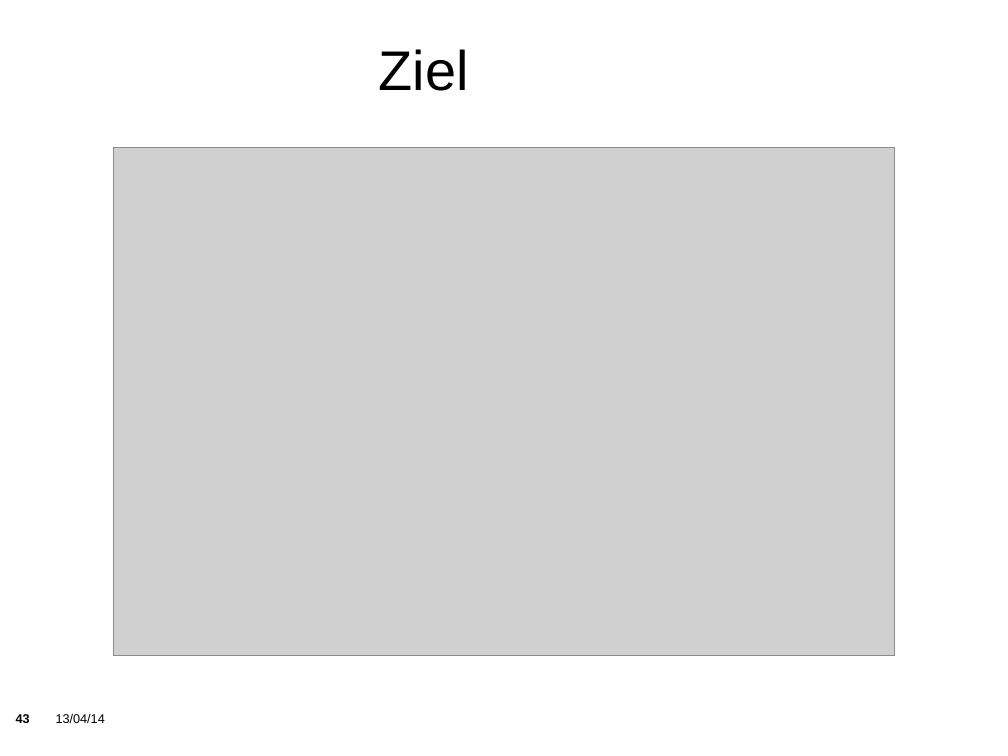
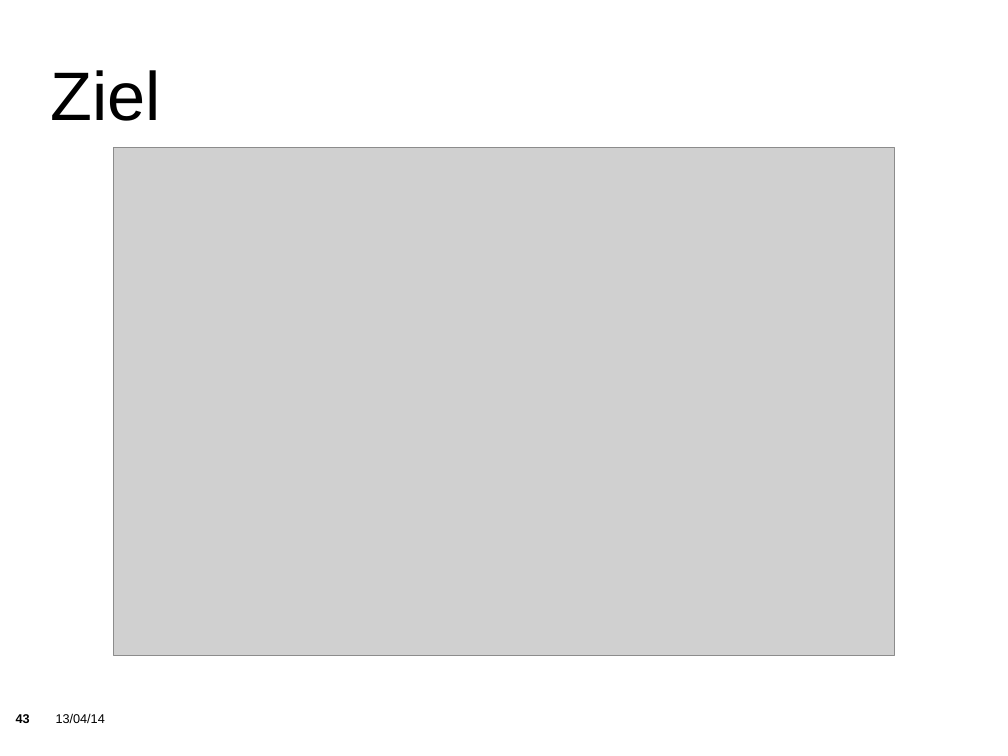
Before and after one commit to KITrokopter/Presentation, a slide deck: slide 43 of PresentationInTotal v0.1.odp. Drawn at 1008x756 pixels with LibreOffice and Linux fonts; fonts in the diff are those of the drawing; grey boxes stand for pictures; background and template pictures are left out. Boxes give left, top, right and bottom in pixels: in the first picture for what was removed or moved away, otherwise in the second. Text is boxed around its words. In the diff, an @@ line names an element or a change of style, - is before the commit and + after.

Commit message:
Fixed GUI layout

```diff
--- a/PresentationInTotal v0.1.odp
+++ b/PresentationInTotal v0.1.odp
@@ title "Ziel": place and size @@
-title "Ziel" at (379, 49, 469, 91)
+title "Ziel" at (50, 70, 160, 121)
@@ title "Ziel" at (50, 70, 160, 121): size 44 to 54 pt; alignment centre to left @@
```
Also in this commit, not shown: 5 other slides changed.
